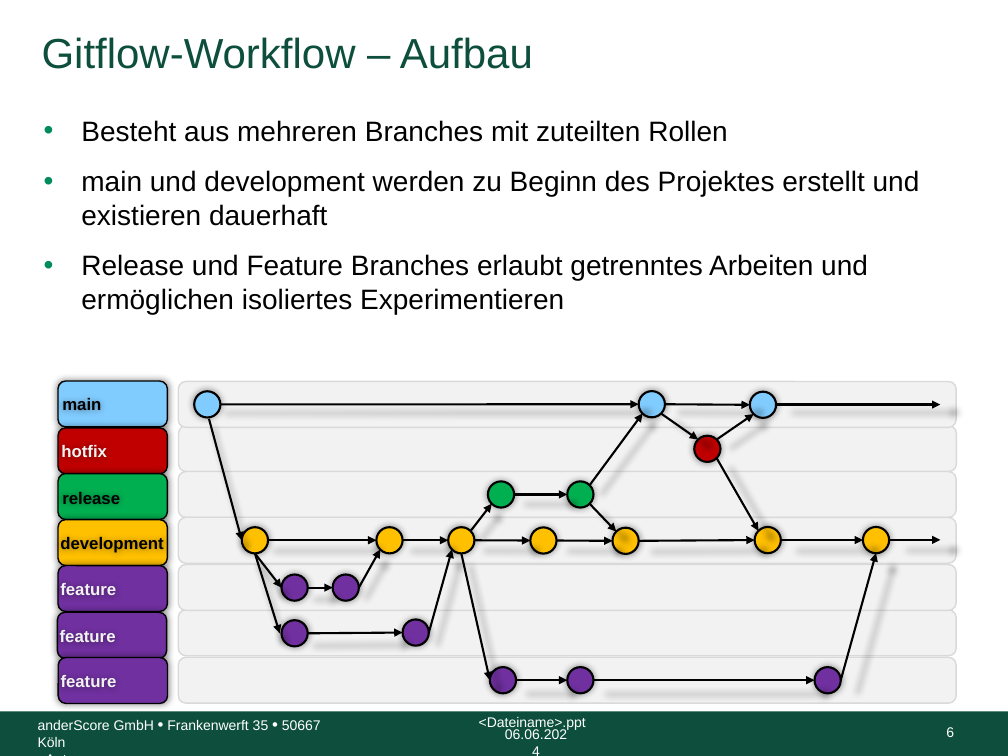
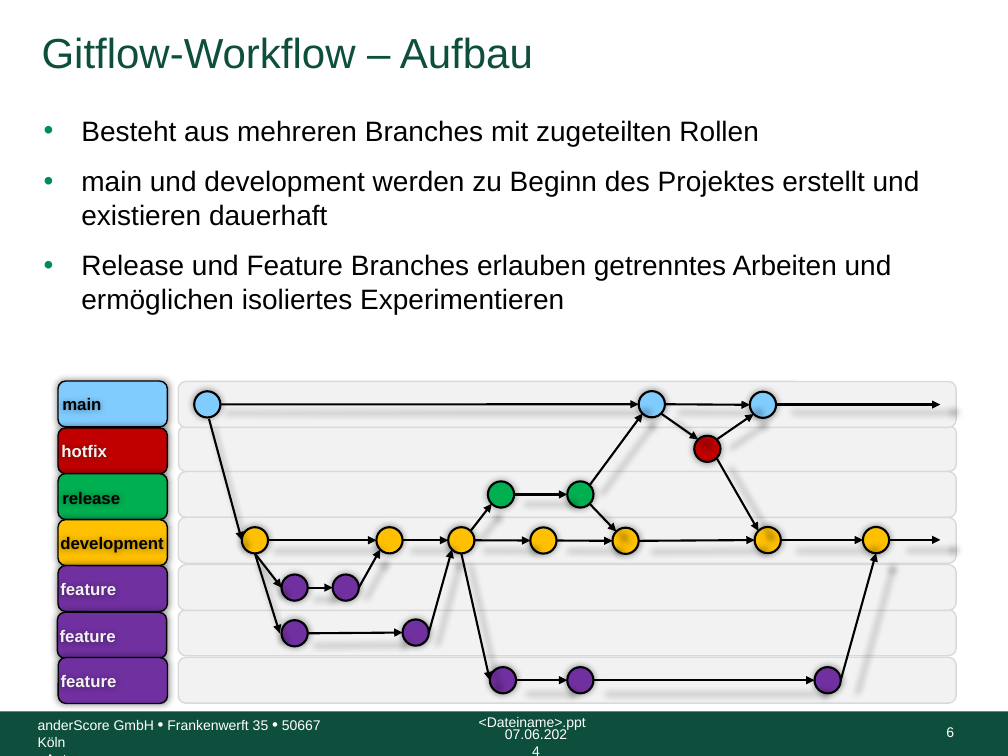
Before and after one commit to anderscore-gmbh/gitlab, a slide deck: slide 6 of slides/Tag-2_1-Gitflow-Workflow.pptx. Drawn at 1008x756 pixels with LibreOffice and Linux fonts; fonts in the diff are those of the drawing; background and template pictures are left out. Boxes give left, top, right and bottom in pixels: in the first picture for what was removed or moved away, otherwise in the second. Text is boxed around its words. In the diff, an @@ line names an element or a change of style, - is before the commit and + after.

Commit message:
Fix typos and slides

```diff
--- a/slides/Tag-2_1-Gitflow-Workflow.pptx
+++ b/slides/Tag-2_1-Gitflow-Workflow.pptx
@@ text at [81, 120, 758, 146]: text changed @@
-• Besteht aus mehreren Branches mit zuteilten Rollen
+• Besteht aus mehreren Branches mit zugeteilten Rollen
@@ text at [81, 254, 892, 314]: text changed @@
-• Release und Feature Branches erlaubt getrenntes Arbeiten und ermöglichen isoliertes Experimentieren
+• Release und Feature Branches erlauben getrenntes Arbeiten und ermöglichen isoliertes Experimentieren
@@ text at [505, 729, 567, 739]: text changed @@
-06.06.2024
+07.06.2024
```
Also in this commit, not shown: 36 other slides changed.
